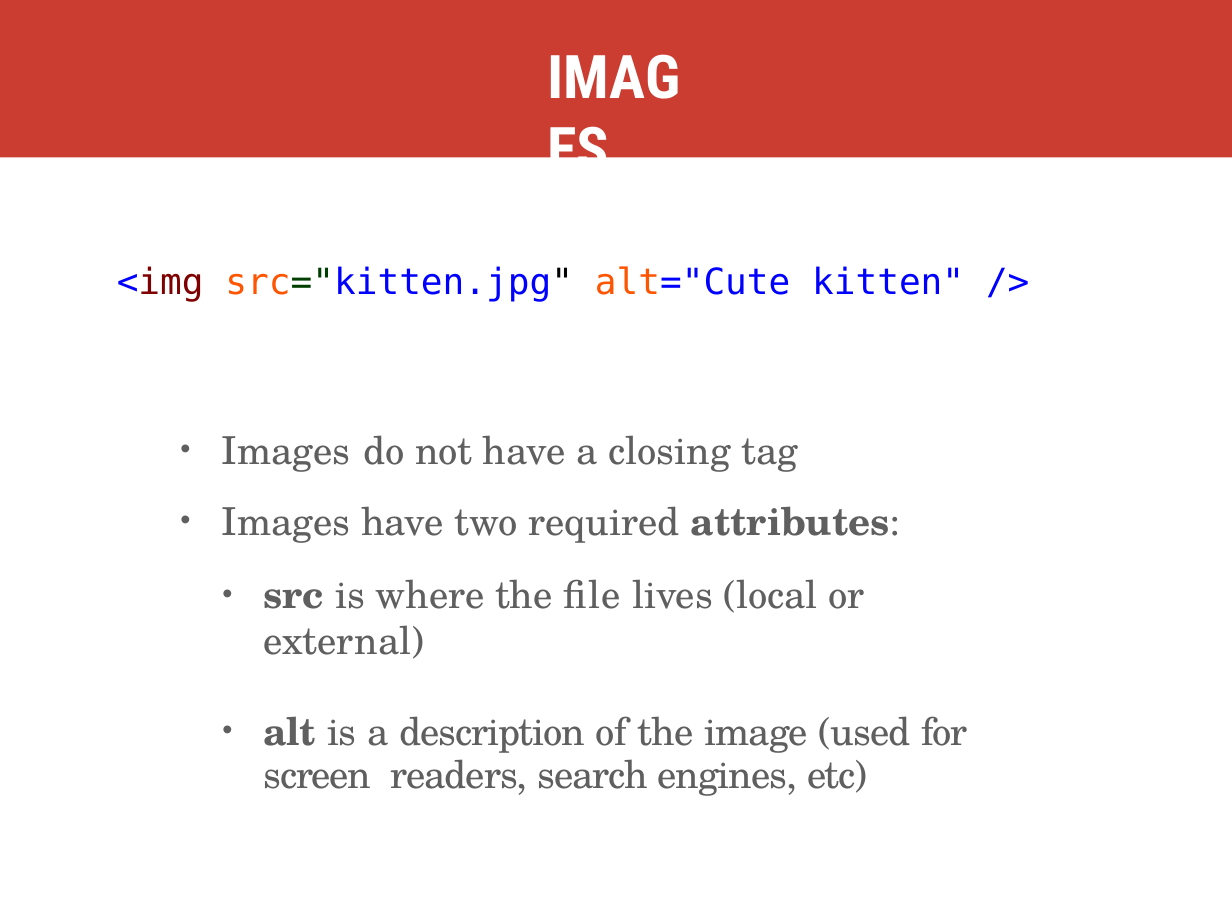
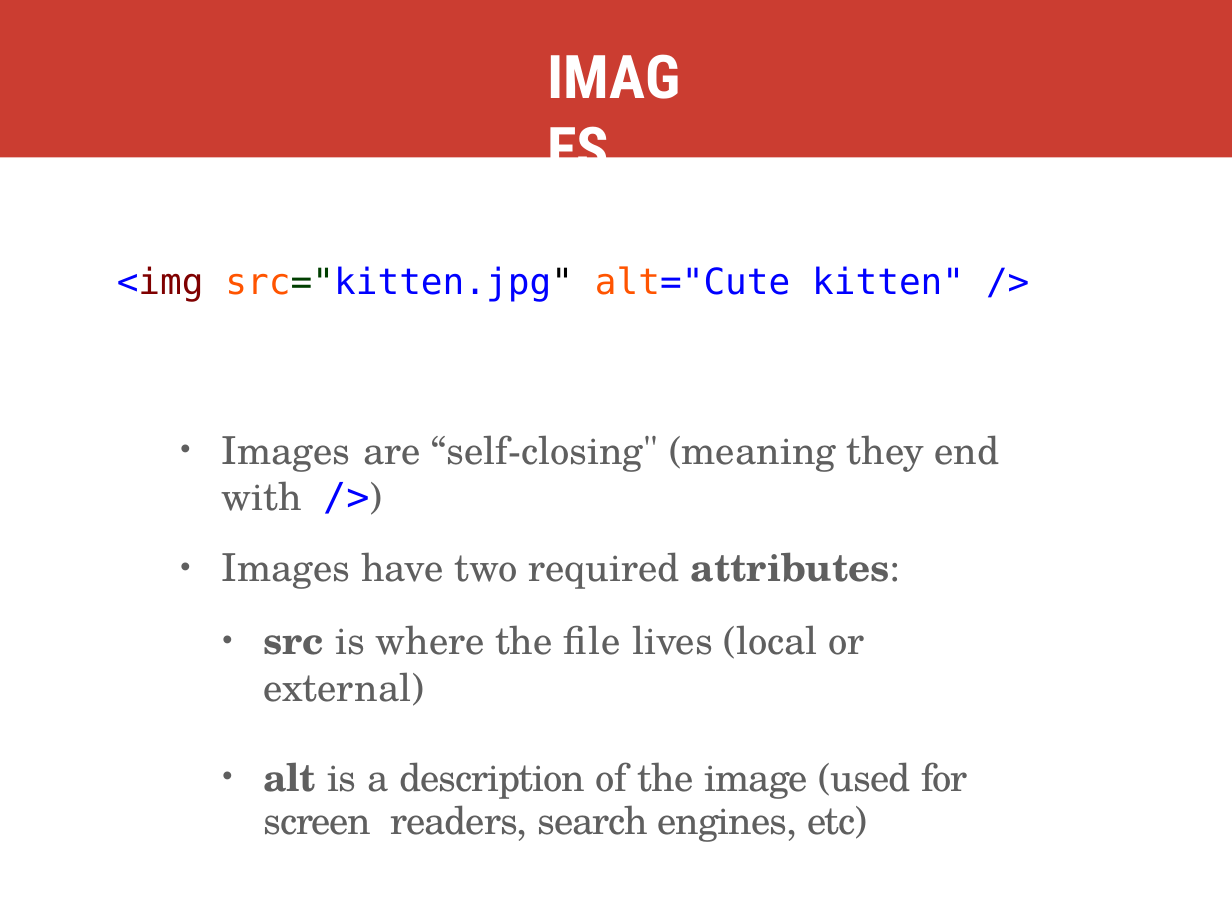
Before and after one commit to kweeket/dev-101, a slide deck: slide 42 of slides/week-1.pptx. Drawn at 1232x924 pixels with LibreOffice and Linux fonts; fonts in the diff are those of the drawing. Boxes give left, top, right and bottom in pixels: in the first picture for what was removed or moved away, otherwise in the second. Text is boxed around its words. In the diff, an @@ line names an element or a change of style, - is before the commit and + after.

```diff
--- a/slides/week-1.pptx
+++ b/slides/week-1.pptx
@@ text at [222,435,1000,511]: text changed @@
-• Images do not have a closing tag
+• Images are “self-closing" (meaning they end with />)
```
Also in this commit, not shown: 15 other slides changed, 1 other file.
